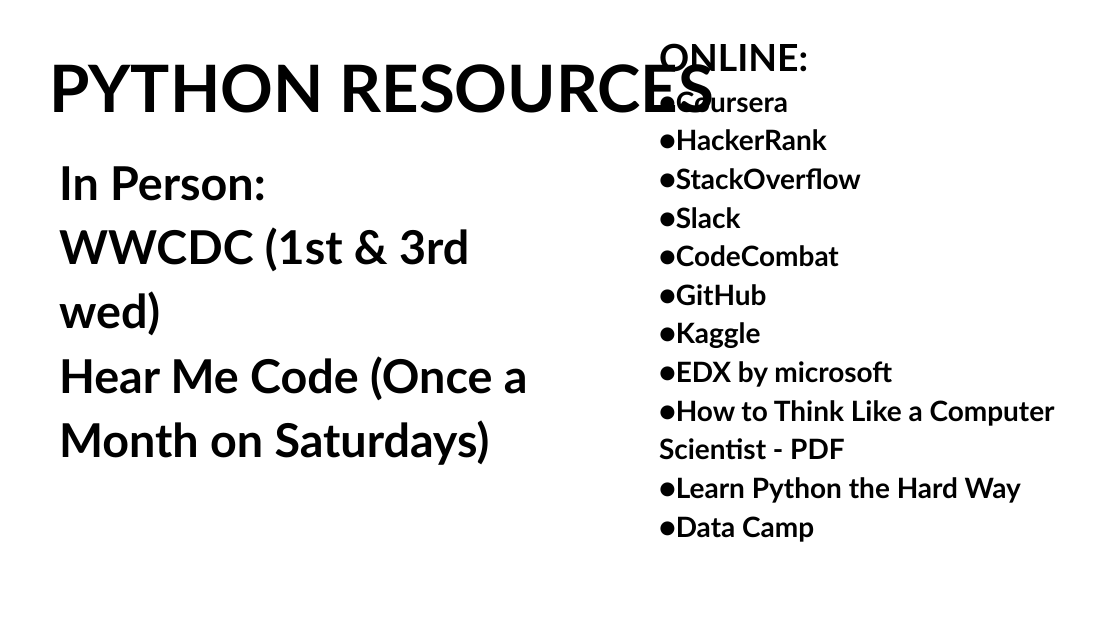
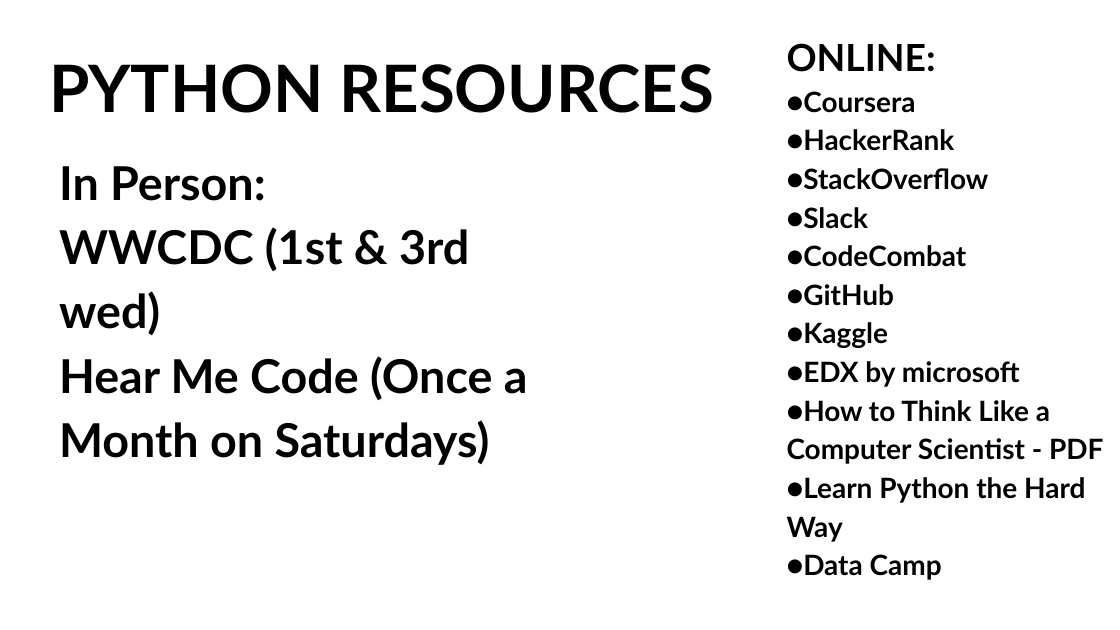
Before and after one commit to monipip3/wwcdc, a slide deck: slide 7 of pandas/WWCD_Pandas.pptx. Drawn at 1120x630 pixels with LibreOffice and Linux fonts; fonts in the diff are those of the drawing. Boxes give left, top, right and bottom in pixels: in the first picture for what was removed or moved away, otherwise in the second. Text is boxed around its words. In the diff, an @@ line names an element or a change of style, - is before the commit and + after.

```diff
--- a/pandas/WWCD_Pandas.pptx
+++ b/pandas/WWCD_Pandas.pptx
@@ text "ONLINE:" rewrapped from (659,43,1055,542) to (787,43,1103,580) @@
```
Also in this commit, not shown: 3 other slides changed.
